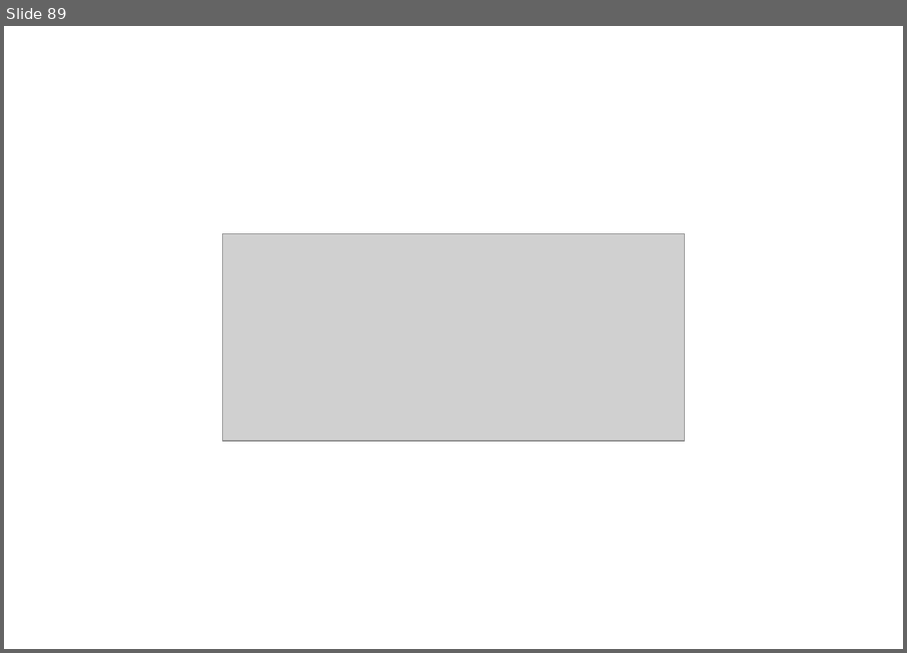
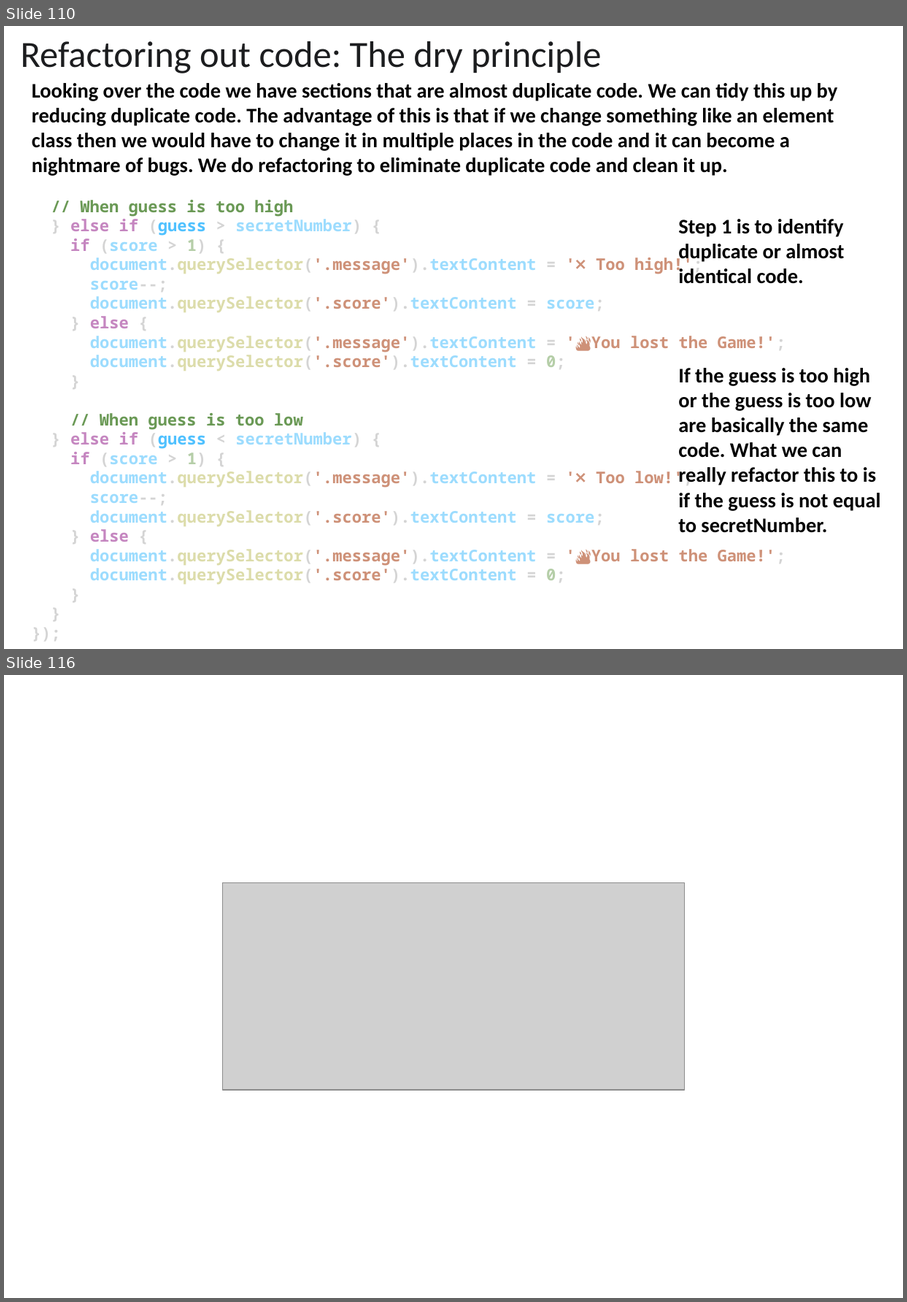
Before and after one commit to EL-EL-BCN/Complete-Javascript-Course, a slide deck: complete-javascript-course.pptx. Shown one above the other, each under a label of ours: slide 89 before the commit, slides 110 and 116 after it; the slides between them are not shown. The pictures are 907x653 and 907x1302 pixels, drawn with LibreOffice and Linux fonts; fonts in the diff are those of the drawing; grey boxes stand for pictures. Boxes give left, top, right and bottom in pixels: in the first picture for what was removed or moved away, otherwise in the second. Text is boxed around its words. In the diff, an @@ line names an element or a change of style, - is before the commit and + after.

Commit message:
guess the number game complete

```diff
--- a/complete-javascript-course.pptx
+++ b/complete-javascript-course.pptx
@@ slide 110 added at (4, 26, 903, 649), background #FFFFFF @@
@@ text added at (21, 41, 601, 73), 32 pt, text #1C1D1F @@
+Refactoring out code: The dry principle
@@ text added at (32, 83, 838, 584), 14 pt, text #000000, bold @@
+Looking over the code we have sections that are almost duplicate code. We can tidy this up by reducing duplicate code. The advantage of this is that if we change something like an element class then we would have to change it in multiple places in the code and it can become a nightmare of bugs. We do refactoring to eliminate duplicate code and clean it up.
+// When guess is too high
+} else if (guess > secretNumber) {
+if (score > 1) {
+document.querySelector('.message').textContent = '❌ Too high!';
+score--;
+document.querySelector('.score').textContent = score;
+} else {
+document.querySelector('.message').textContent = '🔥You lost the Game!';
+document.querySelector('.score').textContent = 0;
+}
+// When guess is too low
+} else if (guess < secretNumber) {
+if (score > 1) {
+document.querySelector('.message').textContent = '❌ Too low!';
+score--;
+document.querySelector('.score').textContent = score;
+} else {
+document.querySelector('.message').textContent = '🔥You lost the Game!';
+document.querySelector('.score').textContent = 0;
+}
+}
+});
@@ text added at (679, 219, 844, 284), 18 pt, text #000000, bold @@
+Step 1 is to identify duplicate or almost identical code.
@@ text added at (679, 368, 881, 533), 18 pt, text #000000, bold @@
+If the guess is too high or the guess is too low are basically the same code. What we can really refactor this to is if the guess is not equal to secretNumber.
@@ what was slide 89 is now slide 116 @@
```
Also in this commit, not shown: 2 slides changed, 26 other slides added, 9 other files.
